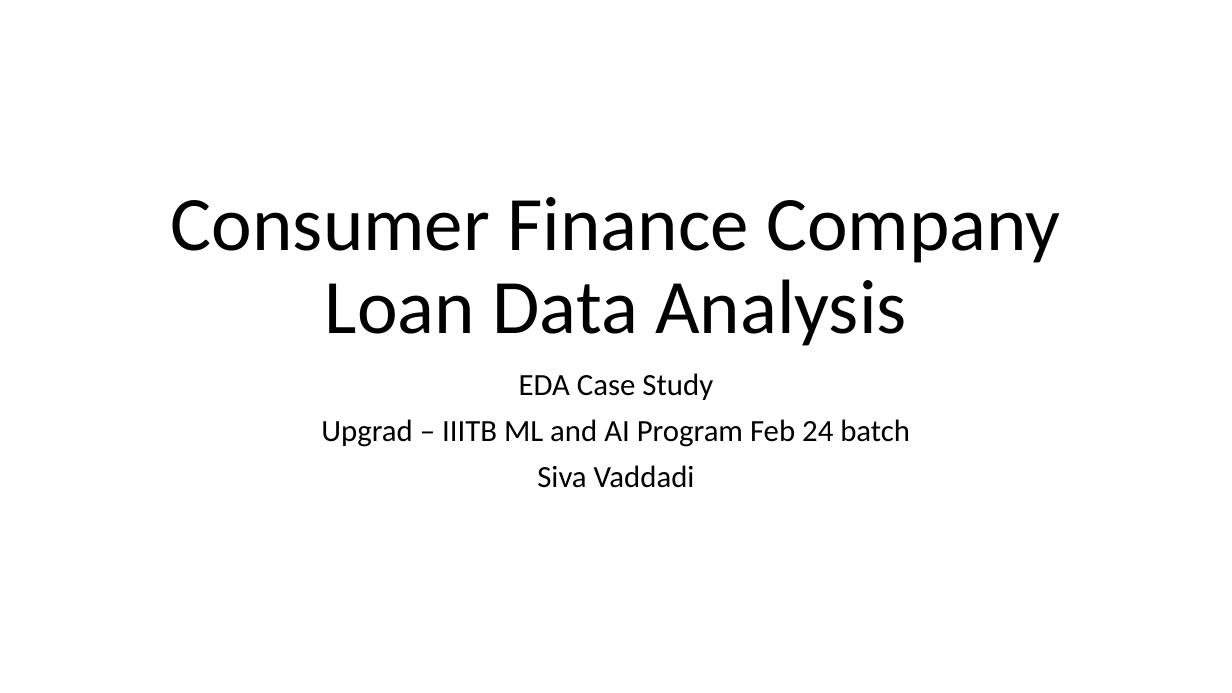
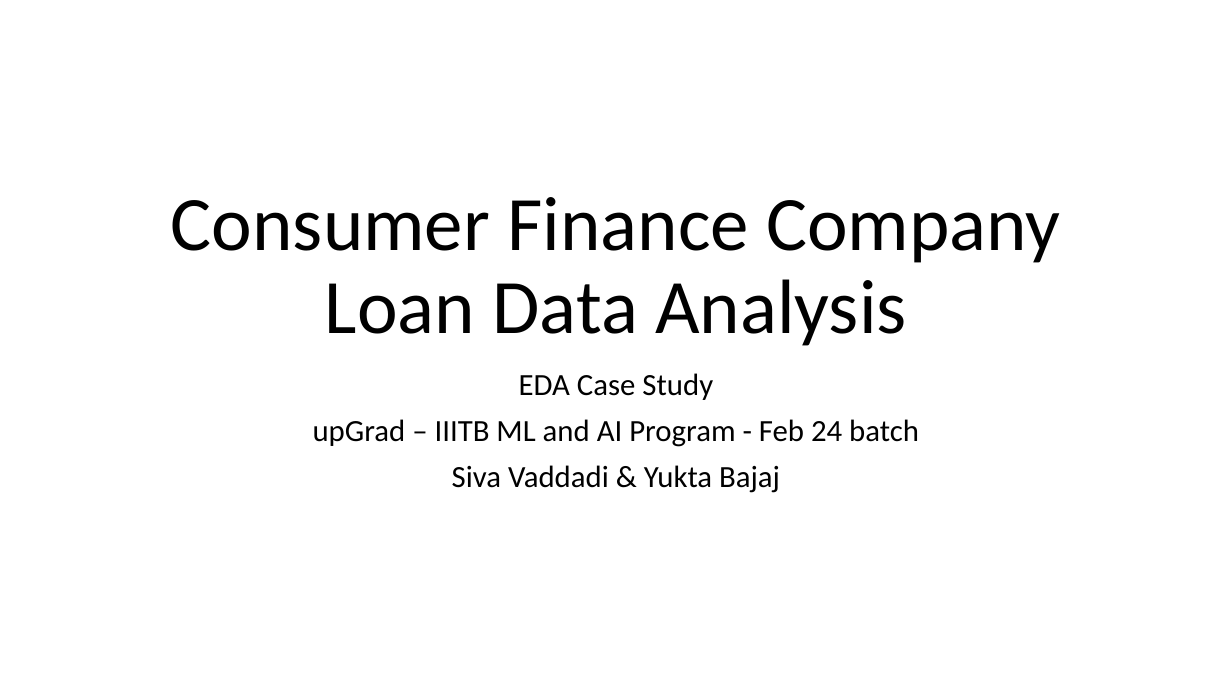
Before and after one commit to sivavaddadi/LendingClubCaseStudy, a slide deck: slide 1 of Lending_Club_Case_Study.pptx. Drawn at 1232x693 pixels with LibreOffice and Linux fonts; fonts in the diff are those of the drawing. Boxes give left, top, right and bottom in pixels: in the first picture for what was removed or moved away, otherwise in the second. Text is boxed around its words. In the diff, an @@ line names an element or a change of style, - is before the commit and + after.

Commit message:
updated analysis report

```diff
--- a/Lending_Club_Case_Study.pptx
+++ b/Lending_Club_Case_Study.pptx
@@ subtitle at (313,419,919,493): text changed @@
-Upgrad – IIITB ML and AI Program Feb 24 batch
-Siva Vaddadi
+upGrad – IIITB ML and AI Program - Feb 24 batch
+Siva Vaddadi & Yukta Bajaj
```
Also in this commit, not shown: 4 other slides changed.
